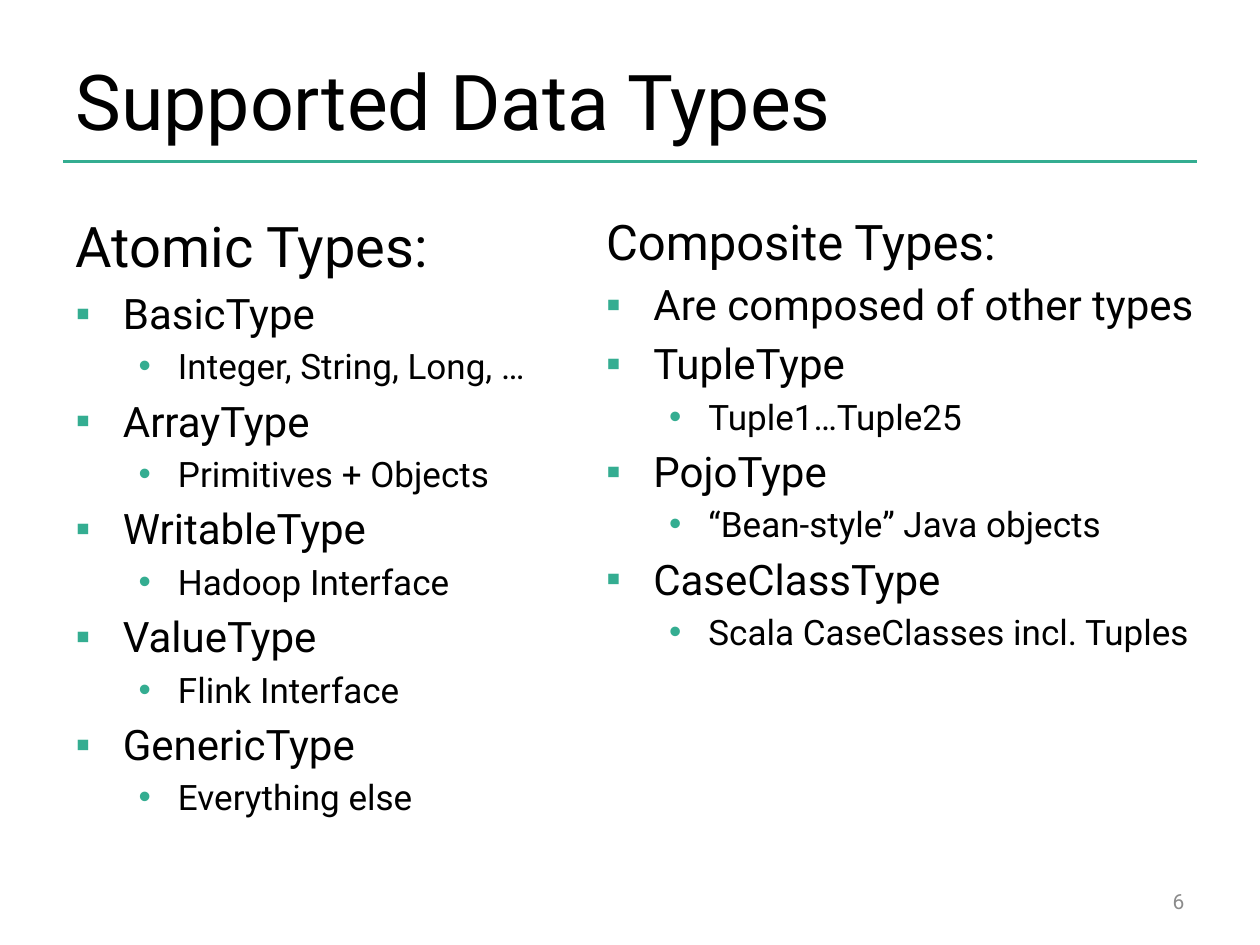
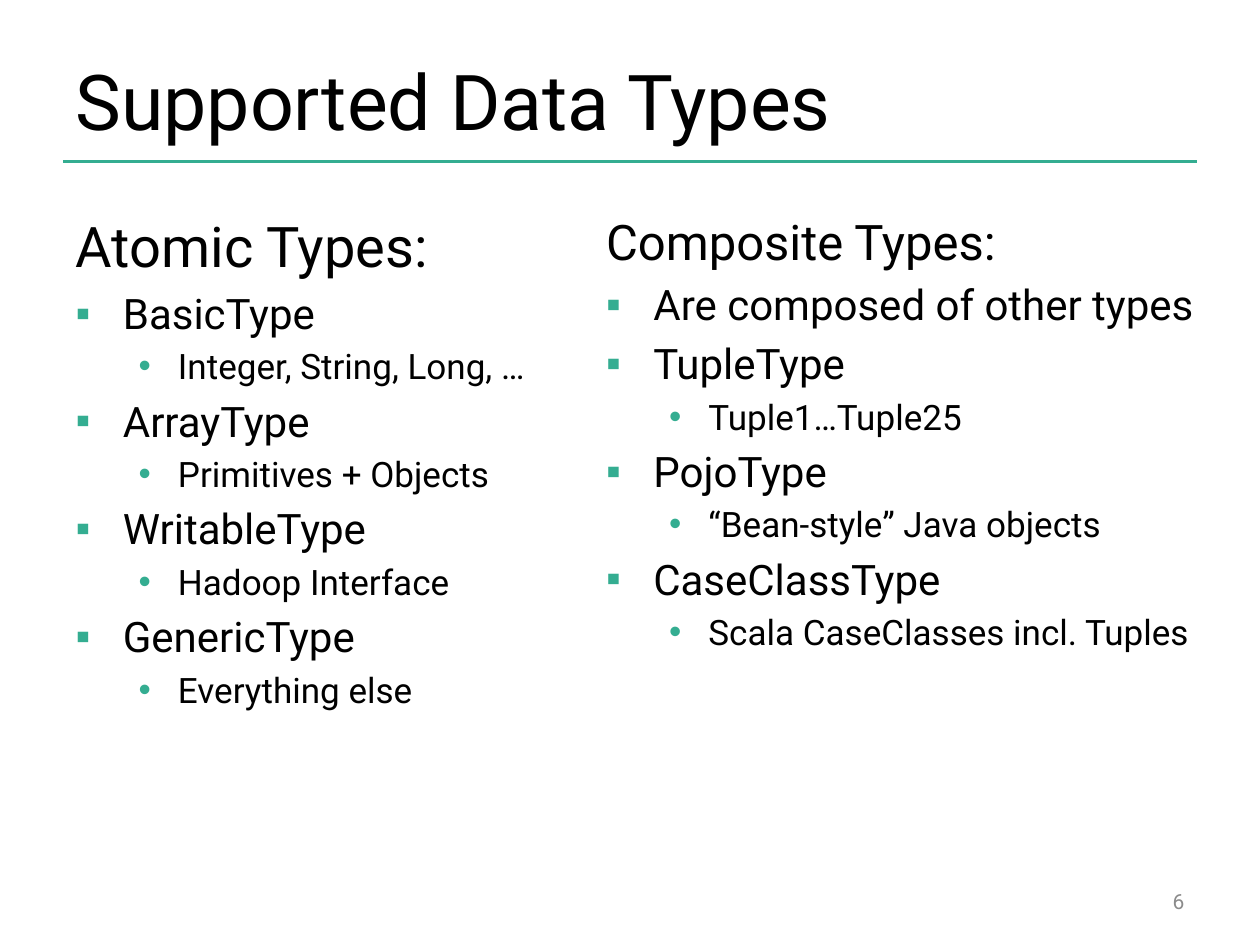
Before and after one commit to dataArtisans/flink-training-web, a slide deck: slide 6 of slides/flink_batch_advanced.pptx. Drawn at 1260x945 pixels with LibreOffice and Linux fonts; fonts in the diff are those of the drawing; background and template pictures are left out. Boxes give left, top, right and bottom in pixels: in the first picture for what was removed or moved away, otherwise in the second. Text is boxed around its words. In the diff, an @@ line names an element or a change of style, - is before the commit and + after.

```diff
--- a/slides/flink_batch_advanced.pptx
+++ b/slides/flink_batch_advanced.pptx
@@ text at (123,620,399,704): paragraphs removed @@
-▪ ValueType
-  • Flink Interface
```
Also in this commit, not shown: 6 other slides changed, 3 other files.
